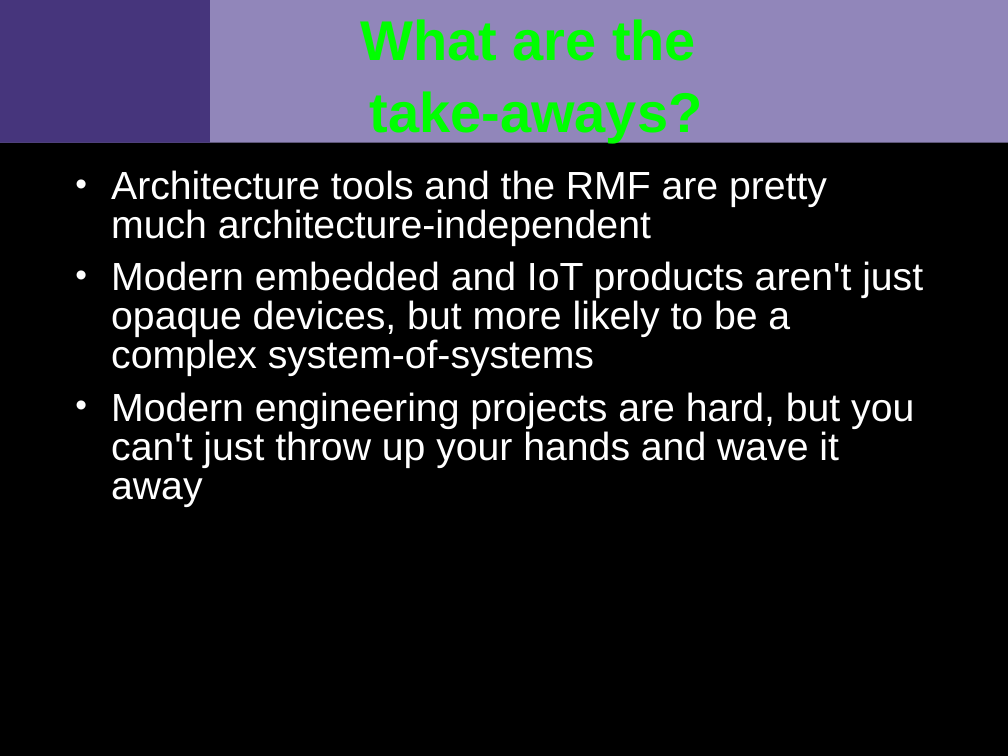
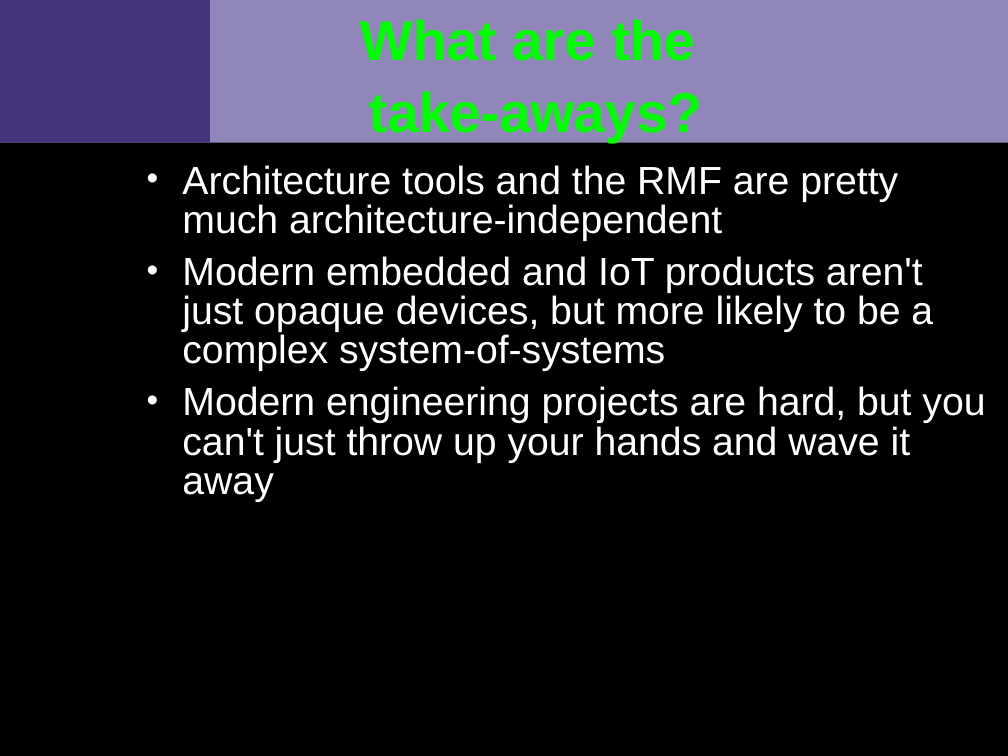
Before and after one commit to VCTLabs/elc2015-presentations, a slide deck: slide 16 of security_IoT/security_assessment_slides.odp. Drawn at 1008x756 pixels with LibreOffice and Linux fonts; fonts in the diff are those of the drawing; background and template pictures are left out. Boxes give left, top, right and bottom in pixels: in the first picture for what was removed or moved away, otherwise in the second. Text is boxed around its words. In the diff, an @@ line names an element or a change of style, - is before the commit and + after.

```diff
--- a/security_IoT/security_assessment_slides.odp
+++ b/security_IoT/security_assessment_slides.odp
@@ text "Architecture tools and the RMF ..." rewrapped from [111, 170, 923, 507] to [182, 165, 985, 502] @@
```
Also in this commit, not shown: 1 other slide changed, 1 other file.
